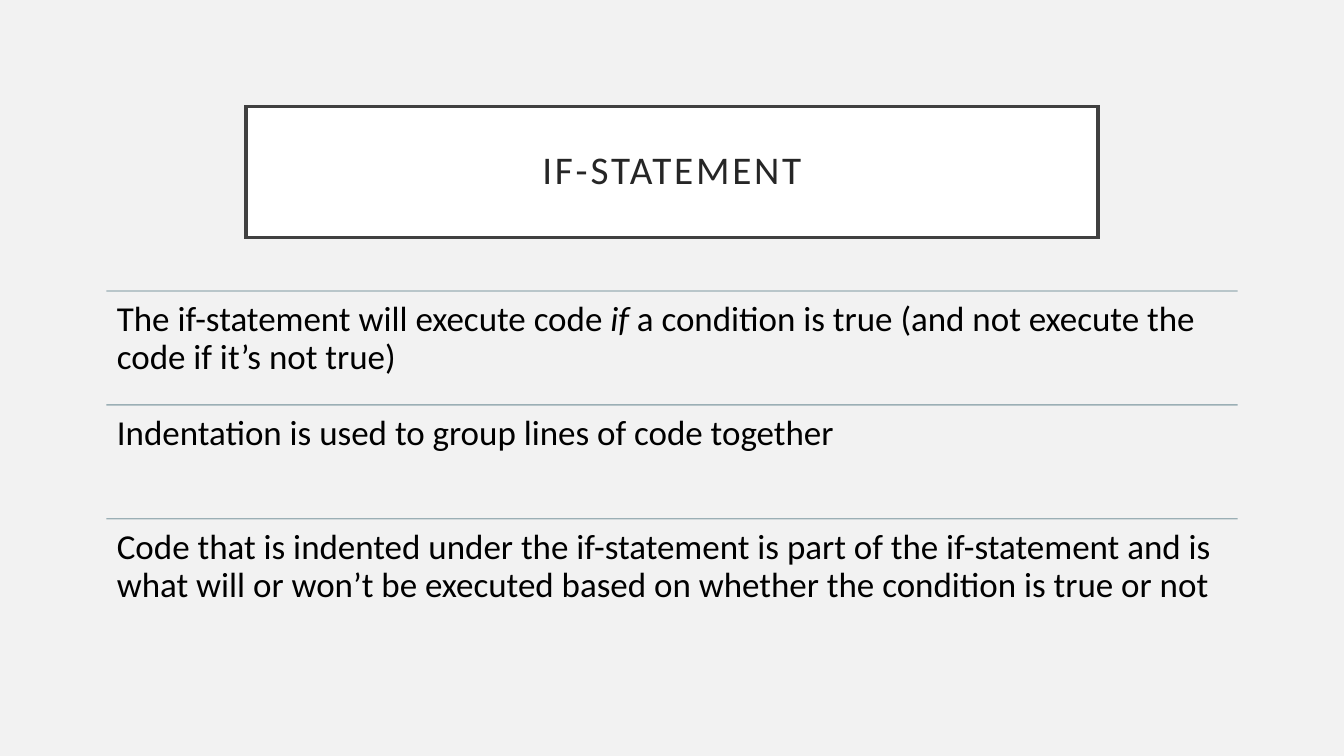
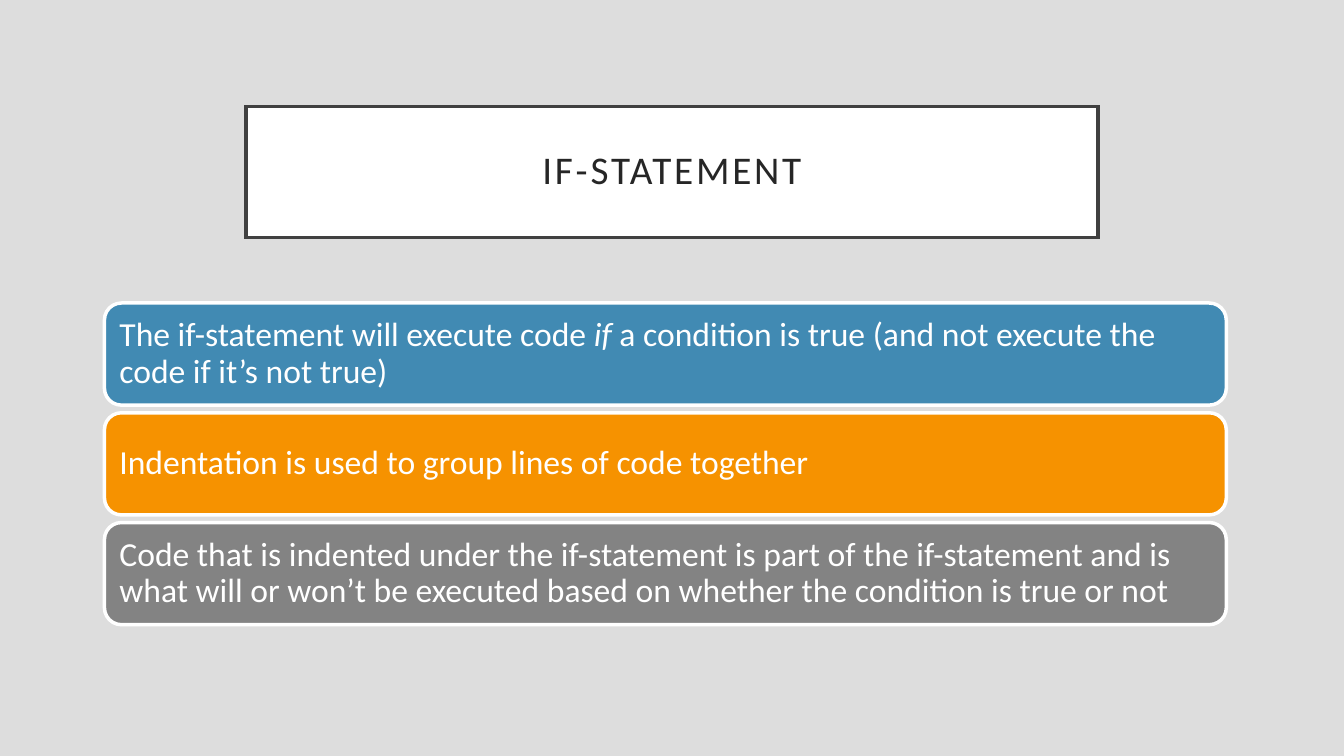
Before and after one commit to rsera/Junior-Knights, a slide deck: slide 9 of Python Lesson 4 If Statement.pptx (slide 7 before the commit). Drawn at 1344x756 pixels with LibreOffice and Linux fonts; fonts in the diff are those of the drawing. Boxes give left, top, right and bottom in pixels: in the first picture for what was removed or moved away, otherwise in the second. Text is boxed around its words. In the diff, an @@ line names an element or a change of style, - is before the commit and + after.

```diff
--- a/Python Lesson 4 If Statement.pptx
+++ b/Python Lesson 4 If Statement.pptx
@@ background #F2F2F2 to #DDDDDD @@
@@ line removed from (107, 291) to (1238, 291) @@
@@ rounded rectangle added at box(105, 303, 1227, 405), fill #418AB3, outline #FFFFFF 2.5 pt @@
@@ size 25 to 24 pt, text colour #000000 to #FFFFFF; vertical alignment top to middle in 3 elements at box(119, 450, 808, 480), box(119, 542, 1170, 602), box(119, 321, 1156, 388) @@
@@ text "The if-statement will execute code ...": place and size @@
-text "The if-statement will execute code ..." at box(117, 305, 1194, 374)
+text "The if-statement will execute code ..." at box(119, 321, 1156, 388)
@@ rounded rectangle added at box(105, 413, 1227, 515), fill #F69200, outline #FFFFFF 2.5 pt @@
@@ line removed from (107, 405) to (1238, 405) @@
@@ text "Indentation is used to group ...": place and size @@
-text "Indentation is used to group ..." at box(117, 420, 834, 451)
+text "Indentation is used to group ..." at box(119, 450, 808, 480)
@@ rounded rectangle added at box(105, 522, 1227, 624), fill #838383, outline #FFFFFF 2.5 pt @@
@@ line removed from (107, 519) to (1238, 519) @@
@@ text "Code that is indented under ...": place and size @@
-text "Code that is indented under ..." at box(117, 534, 1211, 598)
+text "Code that is indented under ..." at box(119, 542, 1170, 602)
```
Also in this commit, not shown: 14 other slides changed, 3 slides added, 2 other files.
